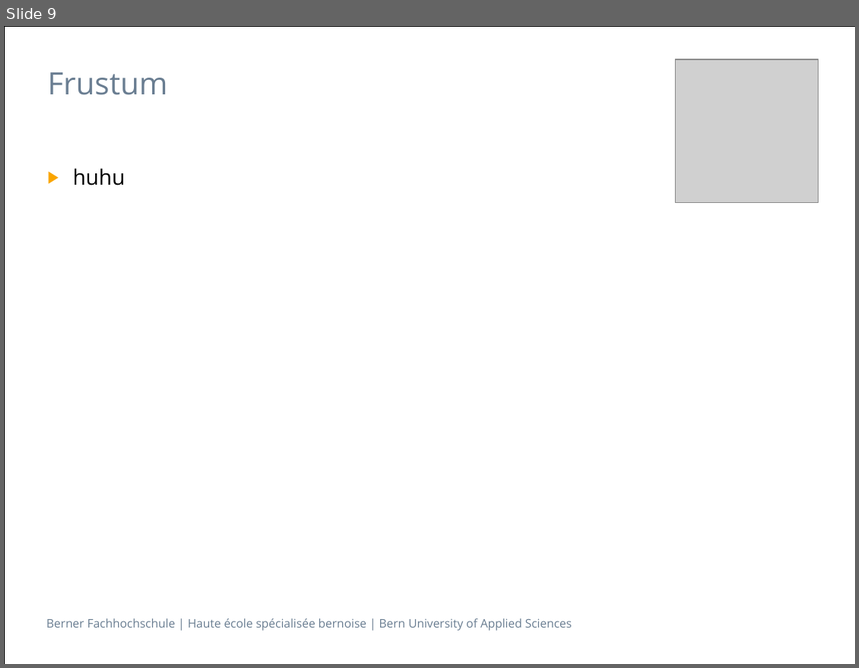
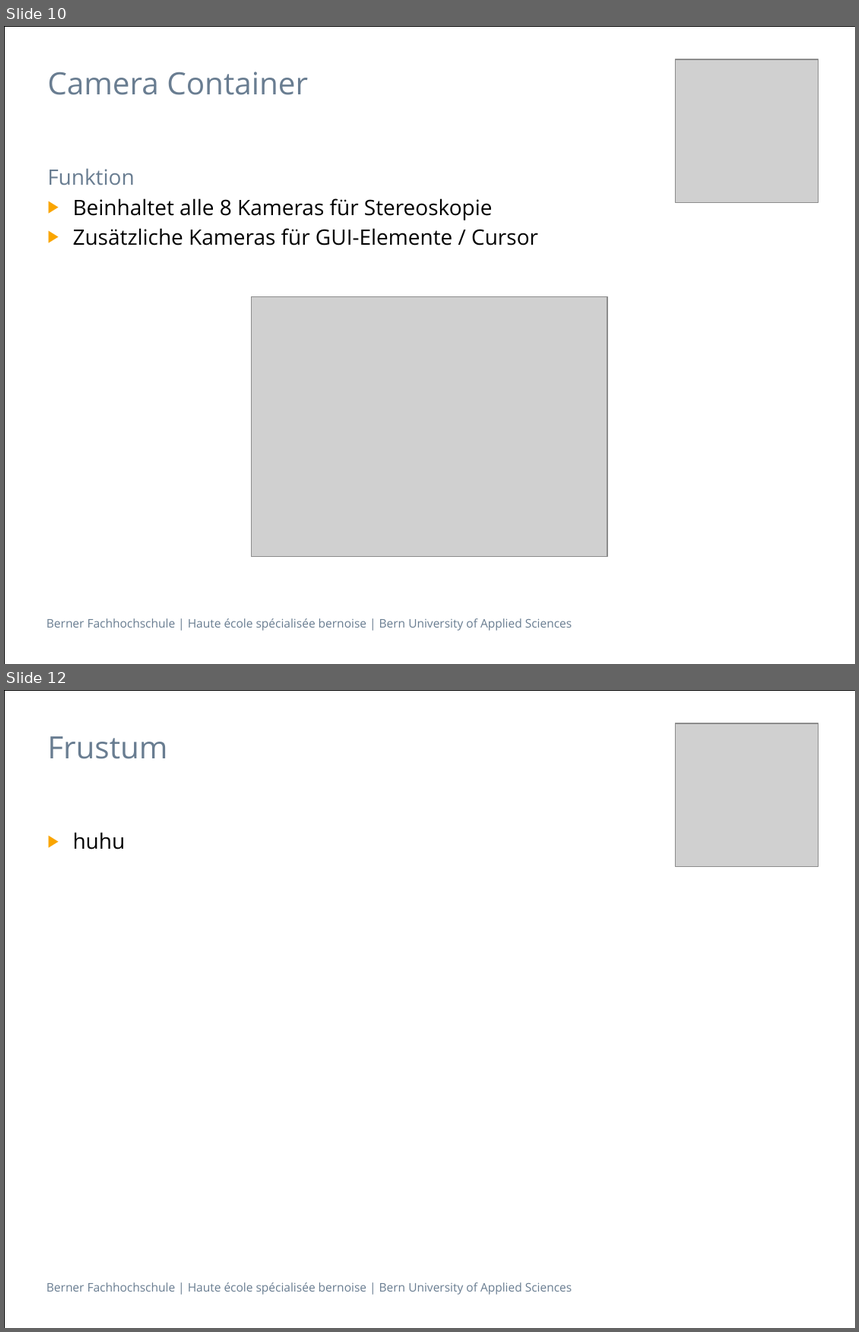
Before and after one commit to cpvrlab/UnityCavePlugin, a slide deck: docs/Presentation/Presentation_part_julien.pptx. Shown one above the other, each under a label of ours: slide 9 before the commit, slides 10 and 12 after it; the slides between them are not shown. The pictures are 859x668 and 859x1332 pixels, drawn with LibreOffice and Linux fonts; fonts in the diff are those of the drawing; grey boxes stand for pictures. Boxes give left, top, right and bottom in pixels: in the first picture for what was removed or moved away, otherwise in the second. Text is boxed around its words. In the diff, an @@ line names an element or a change of style, - is before the commit and + after.

```diff
--- a/docs/Presentation/Presentation_part_julien.pptx
+++ b/docs/Presentation/Presentation_part_julien.pptx
@@ slide 10 added at (x1=4, y1=26, x2=855, y2=664), background #FFFFFF; not listed: 2 template elements that a slide beside it also shows @@
@@ picture added at (x1=676, y1=59, x2=819, y2=202) @@
@@ title added at (x1=47, y1=72, x2=308, y2=95), 26 pt, text #697D91 @@
+Camera Container
@@ text added at (x1=47, y1=168, x2=538, y2=246), 18 pt, text #000000 @@
+Funktion
+▶ Beinhaltet alle 8 Kameras für Stereoskopie
+▶ Zusätzliche Kameras für GUI-Elemente / Cursor
@@ picture added at (x1=252, y1=297, x2=607, y2=557) @@
@@ what was slide 9 is now slide 12 @@
```
Also in this commit, not shown: 4 slides changed, 23 other slides added, 1 slide removed, 19 other files.
